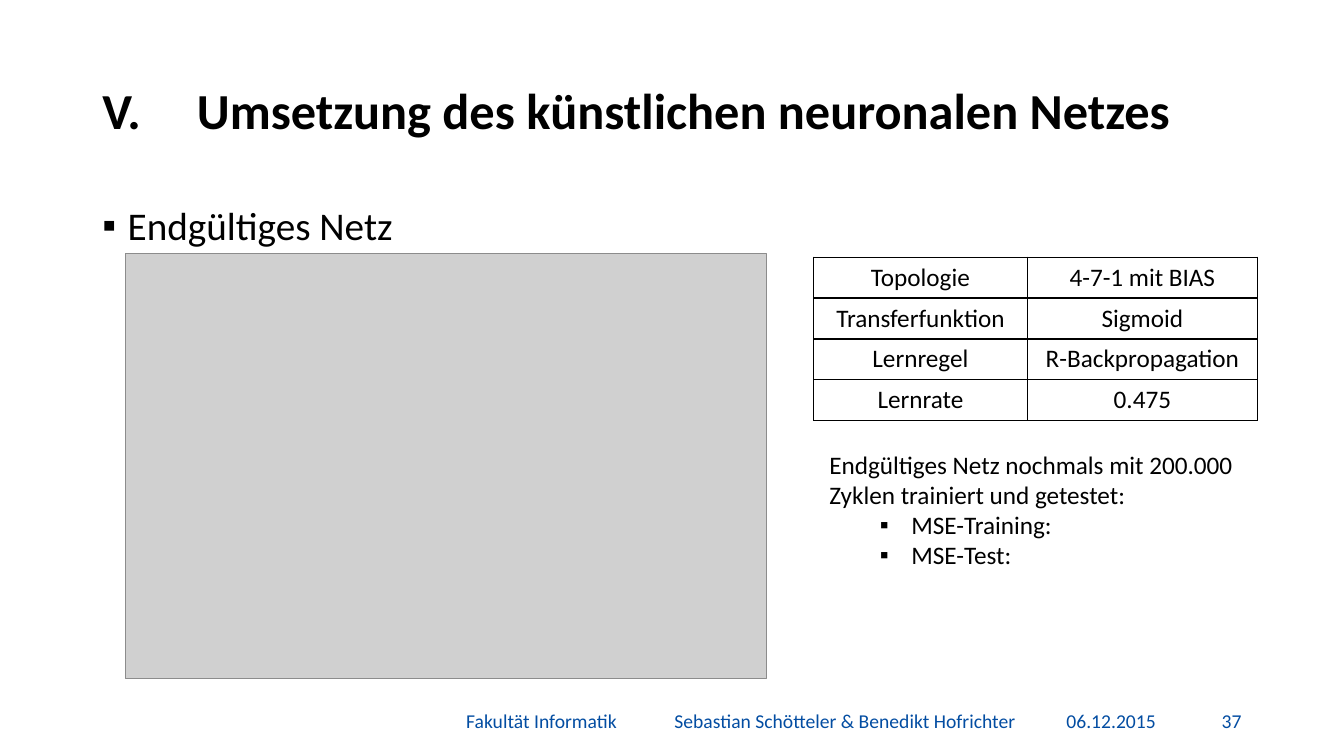
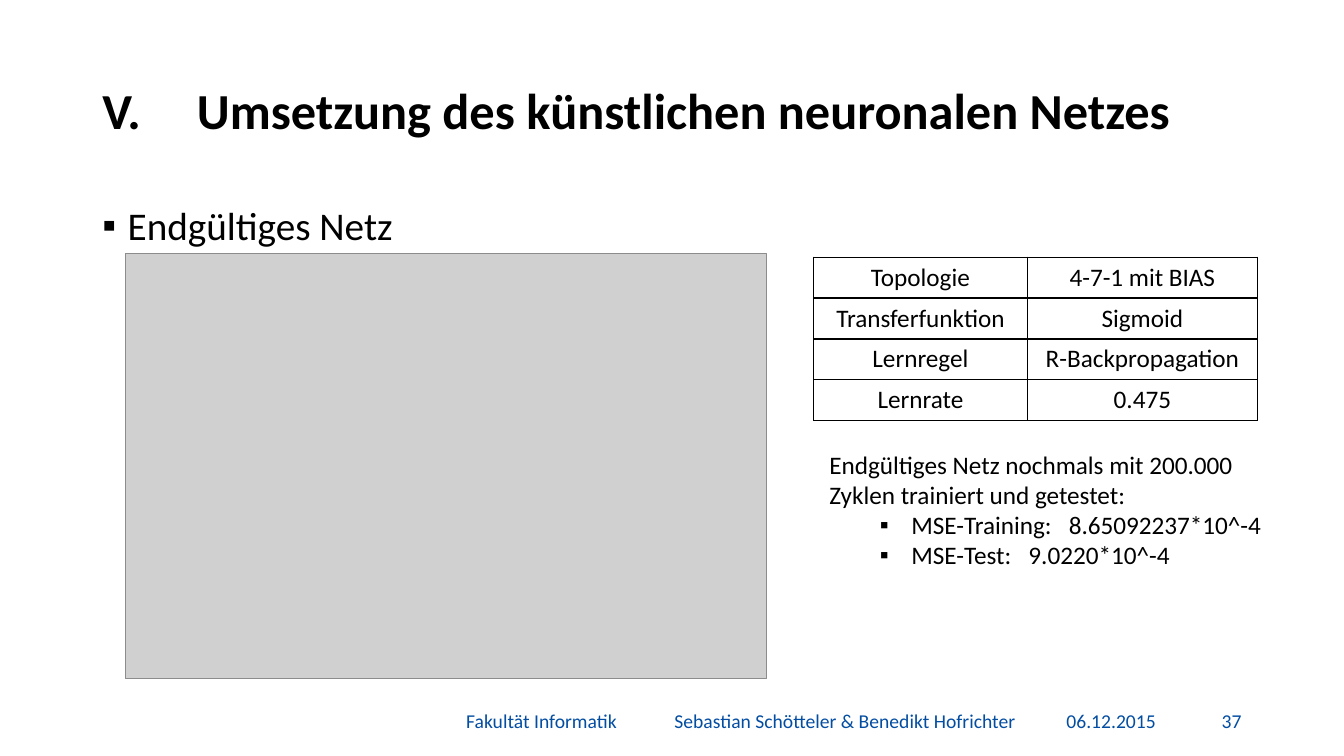
Before and after one commit to BenediktGitGit/soco15, a slide deck: slide 38 of 3b) Vortrag/Präsentation.pptx. Drawn at 1344x756 pixels with LibreOffice and Linux fonts; fonts in the diff are those of the drawing; grey boxes stand for pictures; background and template pictures are left out. Boxes give left, top, right and bottom in pixels: in the first picture for what was removed or moved away, otherwise in the second. Text is boxed around its words. In the diff, an @@ line names an element or a change of style, - is before the commit and + after.

```diff
--- a/3b) Vortrag/Präsentation.pptx
+++ b/3b) Vortrag/Präsentation.pptx
@@ text at box(911, 516, 1261, 565): text changed @@
-  ▪ MSE-Training:
-  ▪ MSE-Test:
+  ▪ MSE-Training: 8.65092237*10^-4
+  ▪ MSE-Test: 9.0220*10^-4
```
Also in this commit, not shown: 1 other slide changed, 2 other files.
